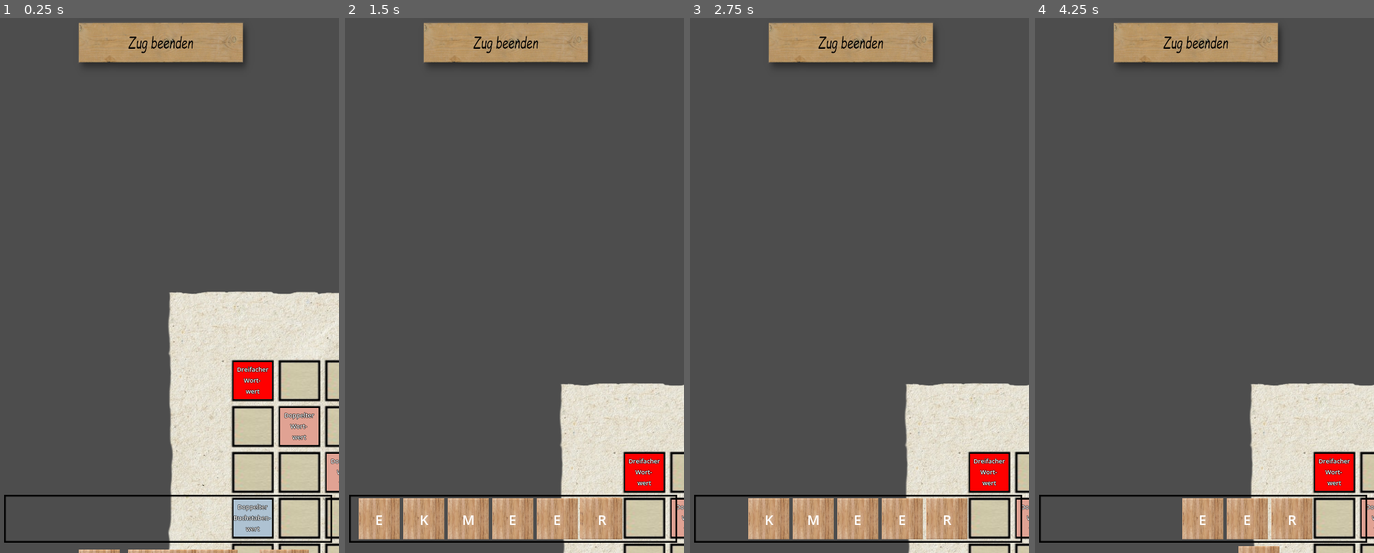
Above: before the commit, frames 1-4 (left to right).
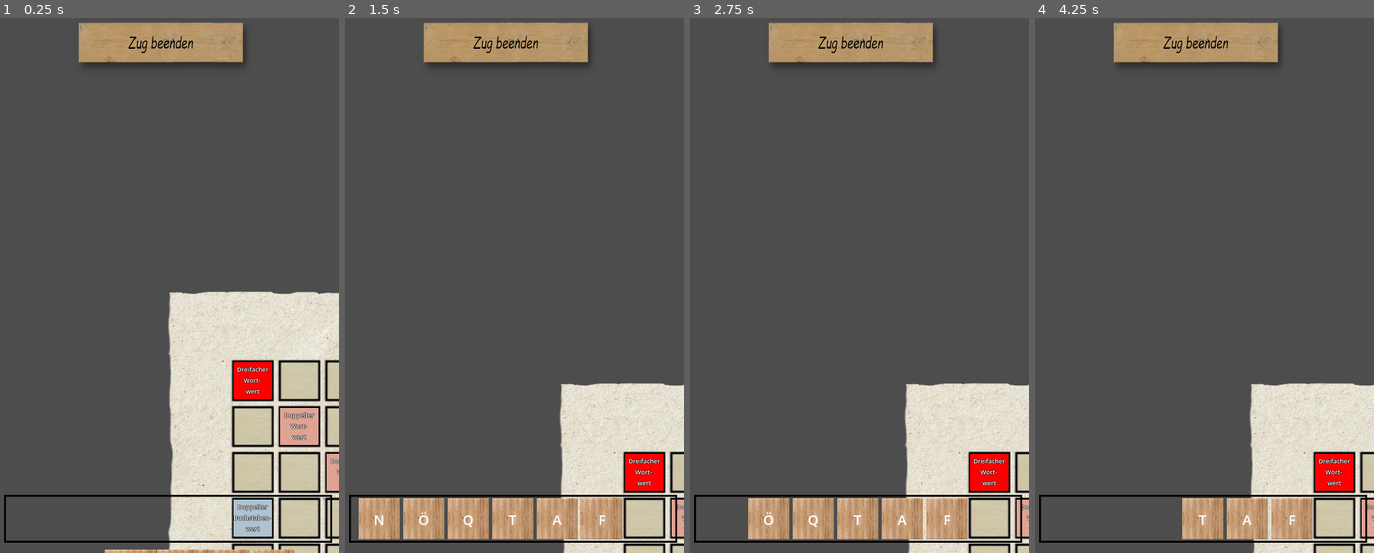
Above: after the commit, the same moments.

Repository: schaefchenaufderweide/scrabble
Game: Godot game, scene res://scenes/Main.tscn
The game is run twice, just before and just after one commit, with the same random seed, the same clock (stepped at 60 frames per second) and the same inputs.
Inputs (mouse positions are in pixels of both pictures, inside the frame that each line leads up to):
- Up to frame 1 (0.25 s): no input
- Up to frame 2 (1.5 s): tap Enter at 0.5 s; drag from (599, 381) to (643, 472) at 0.52 s; tap Space at 1.25 s; drag from (643, 515) to (511, 520) at 1.27 s
- Up to frame 3 (2.75 s): tap Enter at 2 s; move the mouse to (723, 520) at 2.02 s; hold Up (ui_up) from 2.03 s (still down); tap O at 2.1 s; click (723, 520) at 2.17 s
- Up to frame 4 (4.25 s): release Up (ui_up) at 2.75 s; tap Space at 2.75 s; drag from (1112, 520) to (1333, 515) at 2.77 s; drag from (1157, 520) to (1248, 520) at 3.52 s

The runs differ from the first frame. In frame 1, 0.4% of the frame differs, in the area x 23-98%, y 89-100%; in frame 2, 0.3%; in frame 3, 0.2%; in frame 4, 0.3%.
Error after the commit: Invalid access to property or key 'player_hand' on a base object of type 'Node (global_concepts.gd)'. (res://scripts/spielstein.gd:65)

Commit message:
0.182 computerzug etabliert

Diff:
--- a/scenes/Main.tscn
+++ b/scenes/Main.tscn
@@ -1,19 +1,59 @@
-[gd_scene load_steps=11 format=3 uid="uid://764kc4snul82"]
+[gd_scene load_steps=15 format=3 uid="uid://764kc4snul82"]
 
 [ext_resource type="Script" path="res://scripts/main.gd" id="1_6iaw0"]
 [ext_resource type="Script" path="res://scripts/global_concepts.gd" id="2_vusr7"]
 [ext_resource type="Texture2D" uid="uid://bk7ijw1r41ygj" path="res://graphics/spielbrett.png" id="3_7hawp"]
-[ext_resource type="Texture2D" uid="uid://jkhvdsxcvslq" path="res://graphics/hand.png" id="3_ut4hp"]
-[ext_resource type="Script" path="res://scripts/hand_player.gd" id="5_gy7g6"]
+[ext_resource type="PackedScene" uid="uid://c5wqgnu8r3eye" path="res://scenes/hand.tscn" id="5_0h5wa"]
 [ext_resource type="Script" path="res://scripts/camera_2d.gd" id="6_r55eh"]
 [ext_resource type="Texture2D" uid="uid://nf8vb73cw2qd" path="res://graphics/button_normal.png" id="7_p3hy0"]
 [ext_resource type="Texture2D" uid="uid://bu7yqyscbpm6f" path="res://graphics/button_pressed.png" id="8_i0s4k"]
+[ext_resource type="Script" path="res://scripts/computerzug.gd" id="9_avwwi"]
+[ext_resource type="FontFile" uid="uid://can2ojupcbppw" path="res://fonts/comici.ttf" id="9_b2lyv"]
 
 [sub_resource type="RectangleShape2D" id="RectangleShape2D_o7rvn"]
 size = Vector2(1186, 1203)
 
-[sub_resource type="RectangleShape2D" id="RectangleShape2D_7tyfo"]
-size = Vector2(479, 70)
+[sub_resource type="Animation" id="Animation_xjd0v"]
+resource_name = "computer_denkt"
+length = 2.0
+loop_mode = 1
+tracks/0/type = "value"
+tracks/0/imported = false
+tracks/0/enabled = true
+tracks/0/path = NodePath("UICanvasLayer/ComputerzugSprite/ComputerzugLabel:label_settings:font_color")
+tracks/0/interp = 1
+tracks/0/loop_wrap = true
+tracks/0/keys = {
+"times": PackedFloat32Array(0, 1, 2),
+"transitions": PackedFloat32Array(1, 1, 1),
+"update": 0,
+"values": [Color(1, 1, 1, 1), Color(0, 0, 0, 1), Color(1, 1, 1, 1)]
+}
+
+[sub_resource type="Animation" id="Animation_hfkhn"]
+length = 0.001
+tracks/0/type = "value"
+tracks/0/imported = false
+tracks/0/enabled = true
+tracks/0/path = NodePath("UICanvasLayer/ComputerzugSprite/ComputerzugLabel:label_settings:font_color")
+tracks/0/interp = 1
+tracks/0/loop_wrap = true
+tracks/0/keys = {
+"times": PackedFloat32Array(0),
+"transitions": PackedFloat32Array(1),
+"update": 0,
+"values": [Color(1, 1, 1, 1)]
+}
+
+[sub_resource type="AnimationLibrary" id="AnimationLibrary_ob7eb"]
+_data = {
+"RESET": SubResource("Animation_hfkhn"),
+"computer_denkt": SubResource("Animation_xjd0v")
+}
+
+[sub_resource type="LabelSettings" id="LabelSettings_sxrdc"]
+font = ExtResource("9_b2lyv")
+font_size = 34
 
 [node name="Main" type="Node"]
 script = ExtResource("1_6iaw0")
@@ -37,19 +77,18 @@
 [node name="GlobalConcepts" type="Node" parent="."]
 script = ExtResource("2_vusr7")
 
-[node name="Hand" type="CanvasLayer" parent="."]
-script = ExtResource("5_gy7g6")
+[node name="Player" parent="." instance=ExtResource("5_0h5wa")]
 
-[node name="HandArea" type="Area2D" parent="Hand"]
-position = Vector2(250, 750)
+[node name="Computer" parent="." instance=ExtResource("5_0h5wa")]
 
-[node name="CollisionShape2D" type="CollisionShape2D" parent="Hand/HandArea"]
-shape = SubResource("RectangleShape2D_7tyfo")
+[node name="AnimationPlayer" type="AnimationPlayer" parent="."]
+libraries = {
+"": SubResource("AnimationLibrary_ob7eb")
+}
 
-[node name="Sprite2D" type="Sprite2D" parent="Hand/HandArea"]
-texture = ExtResource("3_ut4hp")
+[node name="UICanvasLayer" type="CanvasLayer" parent="."]
 
-[node name="ZugBeenden" type="TextureButton" parent="Hand"]
+[node name="ZugBeenden" type="TextureButton" parent="UICanvasLayer"]
 anchors_preset = -1
 anchor_left = 0.2
 anchor_top = 0.0125
@@ -62,4 +101,38 @@
 texture_pressed = ExtResource("8_i0s4k")
 metadata/_edit_use_anchors_ = true
 
-[connection signal="button_up" from="Hand/ZugBeenden" to="GlobalConcepts" method="_on_zug_beenden_button_up"]
+[node name="ComputerzugSprite" type="ColorRect" parent="UICanvasLayer"]
+visible = false
+anchors_preset = 8
+anchor_left = 0.5
+anchor_top = 0.5
+anchor_right = 0.5
+anchor_bottom = 0.5
+offset_left = -225.0
+offset_top = -25.0
+offset_right = 225.0
+offset_bottom = 25.0
+grow_horizontal = 2
+grow_vertical = 2
+color = Color(1, 0, 0, 1)
+
+[node name="ComputerzugLabel" type="Label" parent="UICanvasLayer/ComputerzugSprite"]
+layout_mode = 1
+anchors_preset = 8
+anchor_left = 0.5
+anchor_top = 0.5
+anchor_right = 0.5
+anchor_bottom = 0.5
+offset_left = -72.5
+offset_top = -11.5
+offset_right = 72.5
+offset_bottom = 11.5
+grow_horizontal = 2
+grow_vertical = 2
+text = "Computer denkt ..."
+label_settings = SubResource("LabelSettings_sxrdc")
+
+[node name="Computerzug" type="Node" parent="."]
+script = ExtResource("9_avwwi")
+
+[connection signal="button_up" from="UICanvasLayer/ZugBeenden" to="GlobalConcepts" method="_on_zug_beenden_button_up"]
--- /dev/null
+++ b/scenes/hand.tscn
@@ -0,0 +1,19 @@
+[gd_scene load_steps=4 format=3 uid="uid://c5wqgnu8r3eye"]
+
+[ext_resource type="Script" path="res://scripts/hand.gd" id="1_bjxnp"]
+[ext_resource type="Texture2D" uid="uid://jkhvdsxcvslq" path="res://graphics/hand.png" id="2_5j0w0"]
+
+[sub_resource type="RectangleShape2D" id="RectangleShape2D_7tyfo"]
+size = Vector2(479, 70)
+
+[node name="HandCanvasLayer" type="CanvasLayer"]
+script = ExtResource("1_bjxnp")
+
+[node name="HandArea" type="Area2D" parent="."]
+position = Vector2(250, 750)
+
+[node name="CollisionShape2D" type="CollisionShape2D" parent="HandArea"]
+shape = SubResource("RectangleShape2D_7tyfo")
+
+[node name="Sprite2D" type="Sprite2D" parent="HandArea"]
+texture = ExtResource("2_5j0w0")
--- a/scripts/camera_2d.gd
+++ b/scripts/camera_2d.gd
@@ -9,11 +9,11 @@
 		if event.button_index == MOUSE_BUTTON_LEFT:
 			if event.pressed:
 				is_pressed = true
-				GlobalConcepts.player_hand.zug_beenden.mouse_filter = Control.MOUSE_FILTER_IGNORE
+				GlobalConcepts.zug_beenden_button.mouse_filter = Control.MOUSE_FILTER_IGNORE
 
 			else:
 				is_pressed = false
-				GlobalConcepts.player_hand.zug_beenden.mouse_filter = Control.MOUSE_FILTER_STOP
+				GlobalConcepts.zug_beenden_button.mouse_filter = Control.MOUSE_FILTER_STOP
 	if event is InputEventMouseMotion:
 		if is_pressed and not GlobalConcepts.spielstein_is_dragged:
 			position -= event.relative
--- /dev/null
+++ b/scripts/computerzug.gd
@@ -0,0 +1,7 @@
+extends Node
+
+var aktiv = false
+
+func _process(delta: float) -> void:
+	if aktiv:
+		print("computer zug aktiv")
--- a/scripts/global_concepts.gd
+++ b/scripts/global_concepts.gd
@@ -5,10 +5,17 @@
 @onready var spielbrett = $"/root/Main/Spielbrett"
 @onready var spielbereich_spielfelder = $"/root/Main/Spielbrett/Spielfelder"
 @onready var spielbereich_abgelegte_steine = $"/root/Main/Spielbrett/AbgelegteSteine"
-@onready var player_hand = $"/root/Main/Hand"
+@onready var player = $"/root/Main/Player"
+@onready var computer = $"/root/Main/Computer"
+
+
+@onready var zug_beenden_button = $"/root/Main/UICanvasLayer/ZugBeenden"
 var buchstaben_im_sackerl = create_buchstaben_im_sackerl()
 @onready var camera = $"/root/Main/Camera2D"
 @onready var main = $"/root/Main"
+@onready var animation_player = $"/root/Main/AnimationPlayer"
+@onready var computerzug_sprite: ColorRect = $"/root/Main/UICanvasLayer/ComputerzugSprite"
+@onready var computerzug: Node = $"/root/Main/Computerzug"
 
 @onready var screen_size = get_viewport().size
 
@@ -24,7 +31,8 @@
 #var allowed_richtungen = [[-1, 0], [1, 0], [0, -1], [0, 1]]
 var file = FileAccess.open("res://wortliste.txt", FileAccess.READ)
 var wortliste = file.get_as_text()
-
+var an_der_reihe = player
+#player_hand.is_player = true
 
 func create_buchstaben_im_sackerl():
 	var buchstaben_im_sackerl = []
@@ -224,7 +232,7 @@
 			if zug_erlaubt:  # steine werden am feld fixiert
 				spielstein_auf_feld.frisch_gelegt_sprite.visible = false
 				spielstein_auf_feld.fixiert_sprite.visible = true
-				player_hand.steine[spielstein_auf_feld.pos_in_hand] = null
+				player.steine[spielstein_auf_feld.pos_in_hand] = null
 			else:  # steine wandern zurück zur hand
 				var old_pos = spielstein_auf_feld.position - spielstein_auf_feld.offset_hand - GlobalConcepts.camera.position
 
@@ -256,4 +264,8 @@
 	if zug_erlaubt:
 
 
-		player_hand.ziehe_steine()
+		player.ziehe_steine()
+		print("umschaltn")
+		GlobalConcepts.an_der_reihe = computer
+		computerzug_sprite.visible = true
+		animation_player.play("computer_denkt")
--- a/scripts/hand_player.gd
+++ b/scripts/hand.gd
@@ -4,14 +4,12 @@
 
 
 @onready var hand_area = $HandArea
-@onready var zug_beenden: TextureButton = $ZugBeenden
 
-#@onready var camera = $"../Camera2D"
-
-
-var mouse_coll = false
 var steine = {}
 var stein_positions = {}
+
+func _ready() -> void:
+	ziehe_steine()
 
 func ziehe_steine():
 
@@ -45,21 +43,7 @@
 			new_stein.label.text = new_buchstabe
 			steine[nr_stein] = new_buchstabe
 
-			stein_positions[new_stein] = new_stein.position
+			stein_positions[new_stein] = Vector2(new_pos_x, new_pos_y)
 			new_stein.wert = GlobalGameSettings.spielsteine_start[new_buchstabe]["Wert"]
-
-#
-#func _on_hand_area_mouse_entered() -> void:
-	#if not GlobalConcepts.camera.screen_dragging:
-		##print("entered")
-		#mouse_coll = true
-		#GlobalConcepts.camera.screen_dragging_is_allowed = false
-		#
-#
-#
-#func _on_hand_area_mouse_exited() -> void:
-	#if not GlobalConcepts.camera.screen_dragging:
-		##print("exited")
-		#mouse_coll = false
-		#GlobalConcepts.camera.screen_dragging_is_allowed = true
-		#pass # Replace with function body.
+			if self == GlobalConcepts.computer:
+				new_stein.visible = false
--- a/scripts/main.gd
+++ b/scripts/main.gd
@@ -4,10 +4,13 @@
 func _ready() -> void:
 
 	GlobalConcepts.init_spielfeld()
-	GlobalConcepts.player_hand.ziehe_steine()
+	#GlobalConcepts.player.ziehe_steine()
 
 	GlobalConcepts.set_allowed_spielfelder()
-#
-#func _process(delta: float) -> void:
-	#var fresh = GlobalConcepts.get_frisch_belegte_felder()
-	#print(len(fresh))
+
+
+func _process(delta: float) -> void:
+	#
+	#print(GlobalConcepts.an_der_reihe)
+	if GlobalConcepts.an_der_reihe == GlobalConcepts.computer:
+		GlobalConcepts.computerzug.aktiv = true
--- a/scripts/spielstein.gd
+++ b/scripts/spielstein.gd
@@ -21,9 +21,9 @@
 
 				is_pressed = true
 				GlobalConcepts.spielstein_is_dragged = true
-				if get_parent() == GlobalConcepts.player_hand:  # aus hand entnommen
+				if get_parent() == GlobalConcepts.player:  # aus hand entnommen
 					#print("aus hand entnommen")
-					GlobalConcepts.player_hand.remove_child(self)
+					GlobalConcepts.player.remove_child(self)
 					GlobalConcepts.spielbereich_abgelegte_steine.add_child(self)
 				else:
 					#print("aus spielfeld entnommen")
Not shown, changed: export_presets.cfg
Binary file added: fonts/comic.ttf
Not shown, added: fonts/comic.ttf.import
Binary file added: fonts/comicbd.ttf
Not shown, added: fonts/comicbd.ttf.import
Binary file added: fonts/comici.ttf
Not shown, added: fonts/comici.ttf.import
Binary file added: fonts/comicz.ttf
Not shown, added: fonts/comicz.ttf.import
